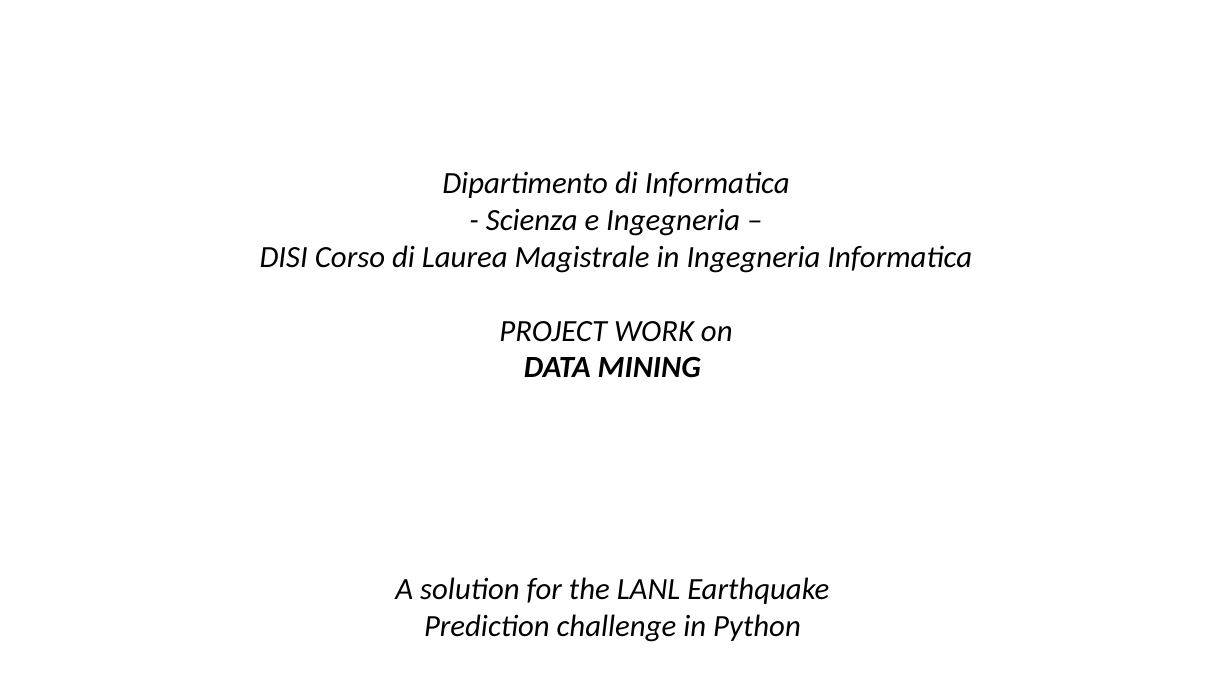
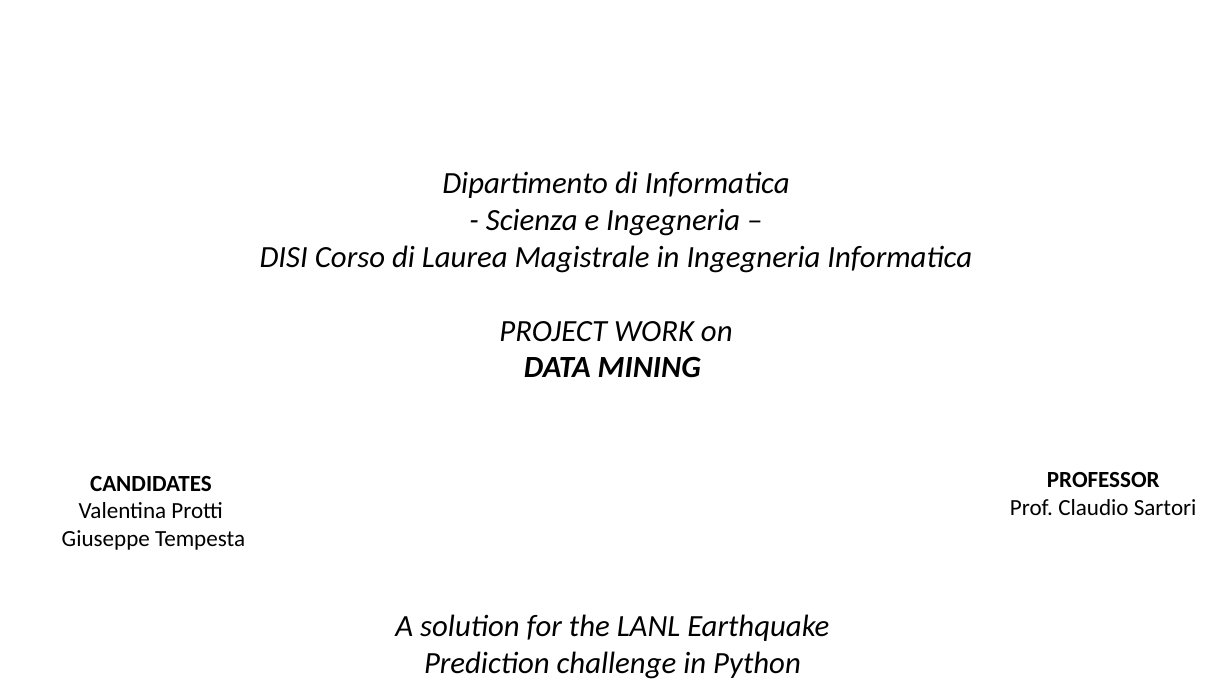
Before and after one commit to GiusTemp/kaggleunibo, a slide deck: slide 1 of slides/earthquakePrediction.pptx. Drawn at 1232x693 pixels with LibreOffice and Linux fonts; fonts in the diff are those of the drawing; background and template pictures are left out. Boxes give left, top, right and bottom in pixels: in the first picture for what was removed or moved away, otherwise in the second. Text is boxed around its words. In the diff, an @@ line names an element or a change of style, - is before the commit and + after.

Commit message:
slides

```diff
--- a/slides/earthquakePrediction.pptx
+++ b/slides/earthquakePrediction.pptx
@@ text "Dipartimento di Informatica" rewrapped from [260,171,972,642] to [260,171,972,679] @@
@@ text added at [62,476,245,550], 18 pt, text #000000 @@
+CANDIDATES
+Valentina Protti
+Giuseppe Tempesta
@@ text added at [1010,472,1197,515], 18 pt, text #000000 @@
+PROFESSOR
+Prof. Claudio Sartori
```
Also in this commit, not shown: 1 other slide changed, 13 slides added, 10 slides removed, 4 other files.
